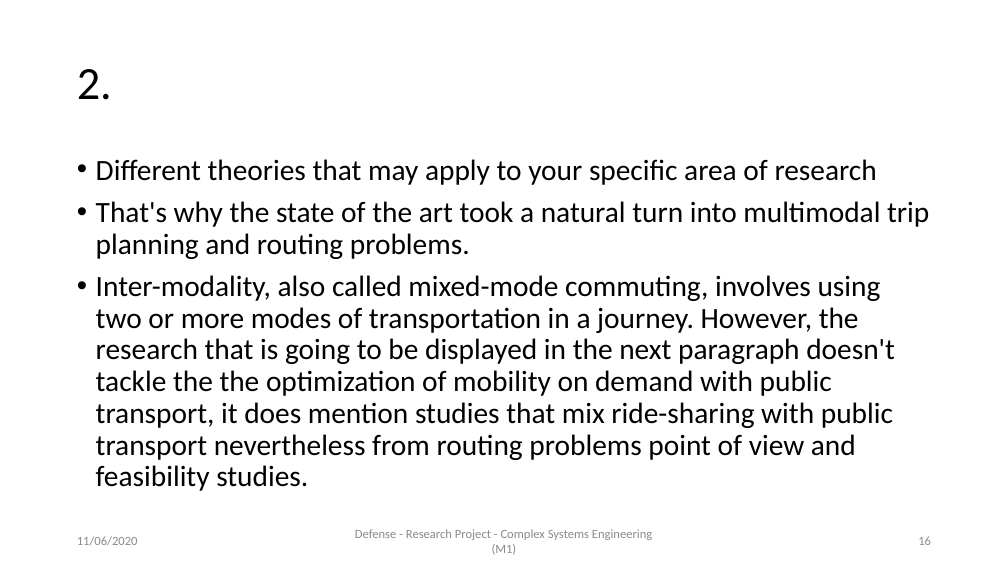
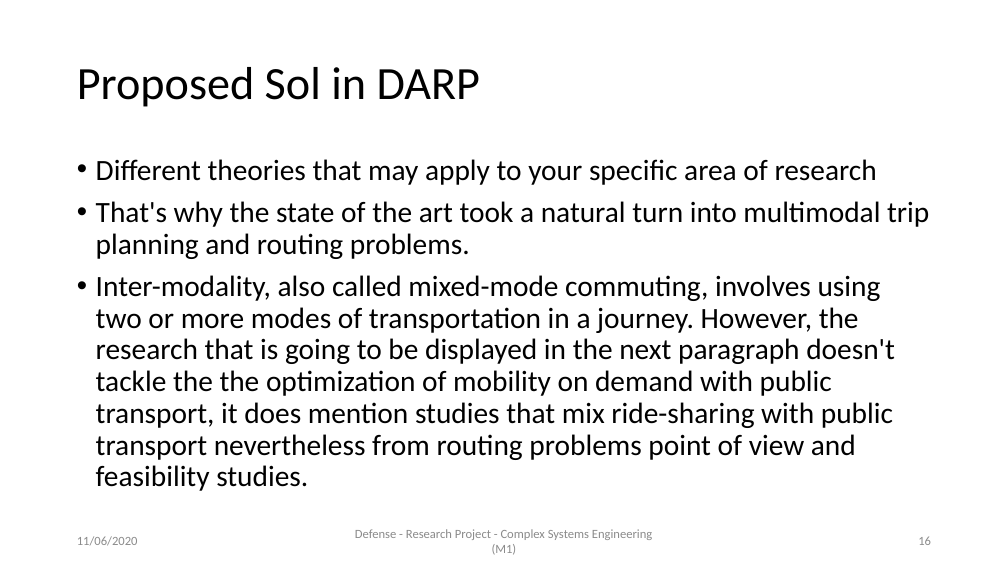
Before and after one commit to AymanABDELHAMID/OD_MTO_DARP, a slide deck: slide 16 of Presentation/presentation_AymanMahmoud.pptx. Drawn at 1008x567 pixels with LibreOffice and Linux fonts; fonts in the diff are those of the drawing. Boxes give left, top, right and bottom in pixels: in the first picture for what was removed or moved away, otherwise in the second. Text is boxed around its words. In the diff, an @@ line names an element or a change of style, - is before the commit and + after.

```diff
--- a/Presentation/presentation_AymanMahmoud.pptx
+++ b/Presentation/presentation_AymanMahmoud.pptx
@@ title at [77,67,480,107]: text changed @@
-2.
+Proposed Sol in DARP
```
Also in this commit, not shown: 27 other slides changed, 5 slides added, 4 other files.
